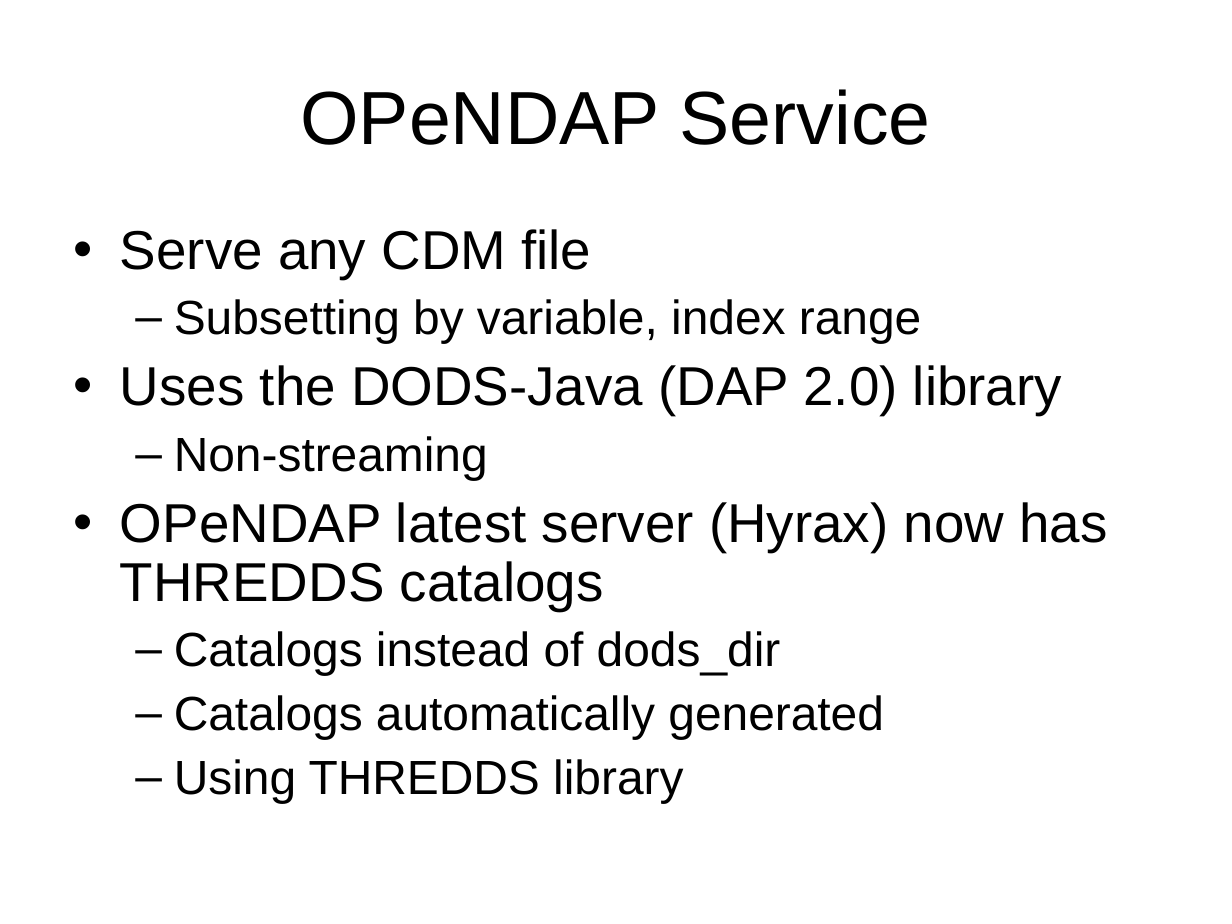
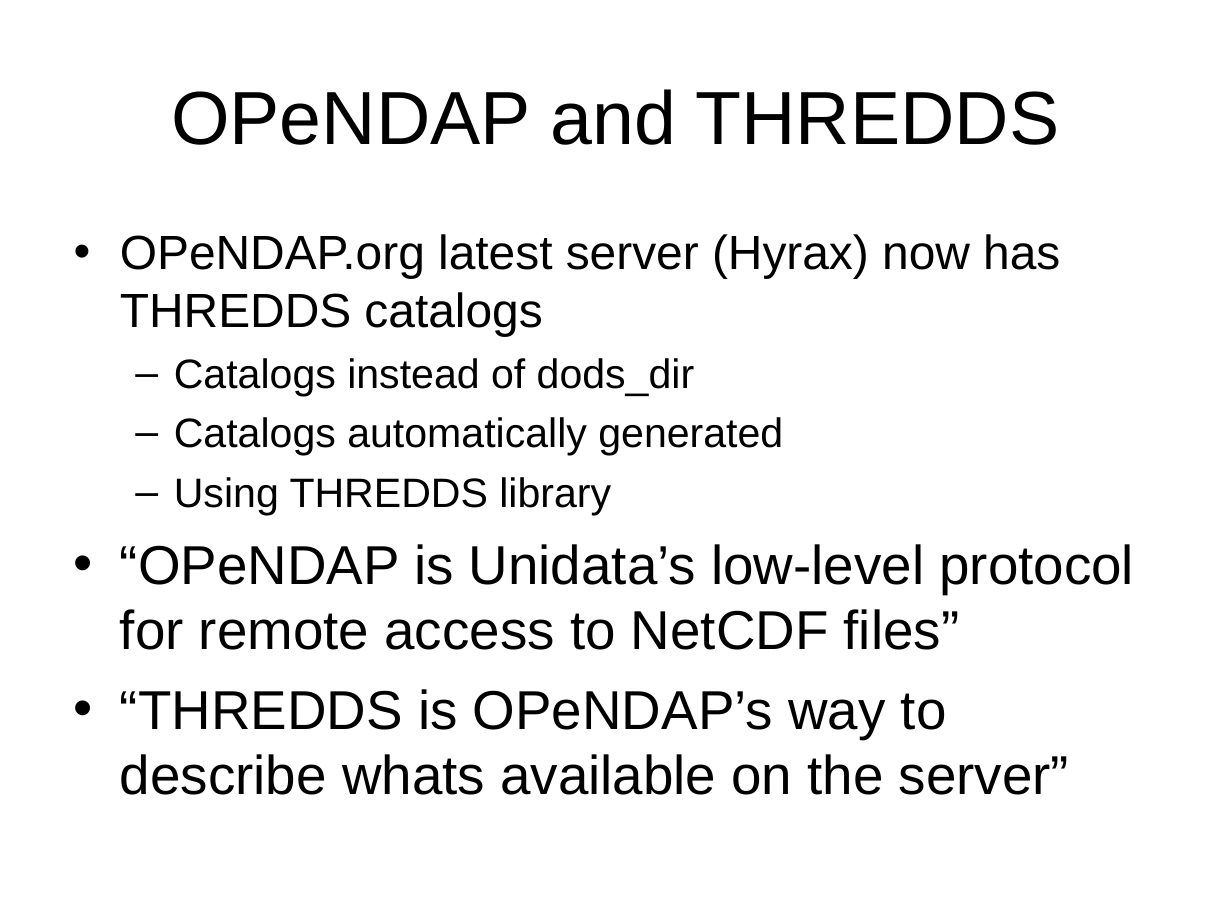
Before and after one commit to ooici-eoi/THREDDS, a slide deck: slide 8 of docs/web/thredds/tech/tutorial/TDS Data Services.ppt (slide 12 before the commit). Drawn at 1232x924 pixels with LibreOffice and Linux fonts; fonts in the diff are those of the drawing; background and template pictures are left out. Boxes give left, top, right and bottom in pixels: in the first picture for what was removed or moved away, otherwise in the second. Text is boxed around its words. In the diff, an @@ line names an element or a change of style, - is before the commit and + after.

```diff
--- a/docs/web/thredds/tech/tutorial/TDS Data Services.ppt
+++ b/docs/web/thredds/tech/tutorial/TDS Data Services.ppt
@@ title at (171,89,1060,145): text changed @@
-OPeNDAP Service
+OPeNDAP and THREDDS
@@ text at (120,234,1060,336): text changed; size 32 to 28 pt @@
-• Serve any CDM file
-  – Subsetting by variable, index range
-• Uses the DODS-Java (DAP 2.0) library
-  – Non-streaming
-• OPeNDAP latest server (Hyrax) now has THREDDS catalogs
+• OPeNDAP.org latest server (Hyrax) now has THREDDS catalogs
@@ text at (174,358,783,515): size 28 to 24 pt in "Catalogs instead of dods_dir", "Catalogs automatically generated", "Using THREDDS library"; line spacing 0.9 to 1; less space between paragraphs @@
@@ text at (120,544,1134,795): paragraphs added @@
+• “OPeNDAP is Unidata’s low-level protocol for remote access to NetCDF files”
+• “THREDDS is OPeNDAP’s way to describe whats available on the server”
```
Also in this commit, not shown: 4 other slides changed, 16 slides added, 5 slides removed, 8 other files.
